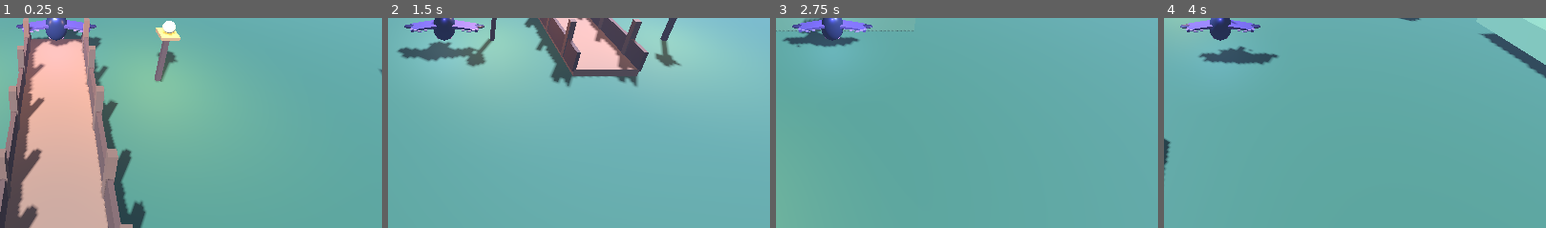
Above: before the commit, frames 1-4 (left to right).
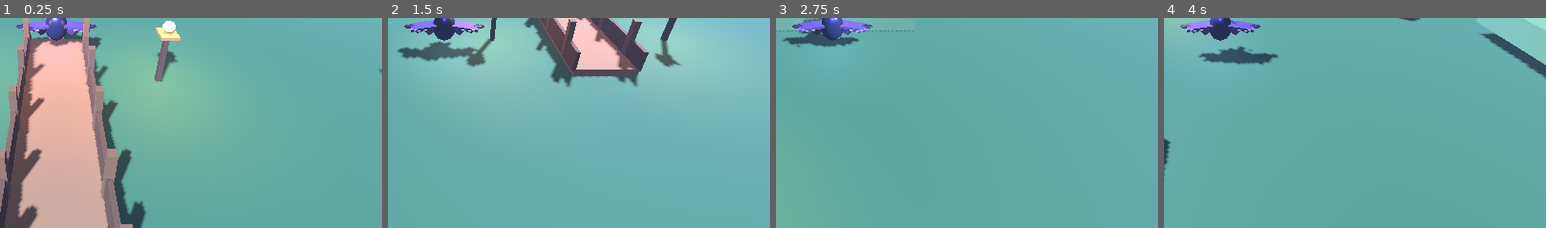
Above: after the commit, the same moments.

Repository: Dynamon91/nightbound
Game: Godot game, scene res://scenes/main.tscn
The game is run twice, just before and just after one commit, with the same random seed, the same clock (stepped at 60 frames per second) and the same inputs.
Inputs:
- Up to frame 1 (0.25 s): no input
- Up to frame 2 (1.5 s): tap E (echosense) at 0.5, 1.35 s; hold D (move_right) 0.53-1.28 s; hold F (burst) 0.53-1.28 s; tap Space (jump) at 0.77 s; hold S (move_back) from 1.28 s (still down)
- Up to frame 3 (2.75 s): tap Space (jump) at 1.52 s; release S (move_back) at 2.03 s; hold D (move_right) from 2.03 s (still down); hold Shift (shadow_dash) from 2.03 s (still down)
- Up to frame 4 (4 s): release D (move_right) at 2.78 s; release Shift (shadow_dash) at 2.78 s; hold W (move_forward) 2.78-3.53 s; tap F (burst) at 2.85 s; tap Space (jump) at 3.02, 3.77 s; hold A (move_left) from 3.53 s (still down); tap E (echosense) at 3.6 s
The pictures show only the part of the screen within x 43-93%, y 50-100%; the shares and areas given below are measured in that part.

The runs differ from the first frame. In frame 1, 0.1% of the frame differs, in the area x 7-22%, y 5-12%; in frame 2, 0.1%, in the area x 6-23%, y 3-15%; in frame 3, 0.1%; in frame 4, 0.1%.

Commit message:
art: add scalloped membrane silhouettes to the bat wings

Diff:
--- a/scripts/main.gd
+++ b/scripts/main.gd
@@ -95,6 +95,34 @@
 	item.rotation = Vector3(float(seed_value % 5) * 0.09, float(seed_value % 7) * 0.31, float(seed_value % 3) * 0.07)
 	parent.add_child(item)
 	return item
+
+func add_wing_membrane(parent: Node3D, side: float) -> void:
+	# A thin, scalloped triangular membrane gives the bat a readable wing silhouette.
+	var mesh_instance := MeshInstance3D.new()
+	var wing_mesh := ArrayMesh.new()
+	var vertices := PackedVector3Array([
+		Vector3(side * 0.28, 0.30, 0.02),
+		Vector3(side * 1.48, 0.18, 0.02),
+		Vector3(side * 1.18, -0.18, 0.02),
+		Vector3(side * 0.92, -0.02, 0.02),
+		Vector3(side * 0.66, -0.30, 0.02),
+		Vector3(side * 0.42, -0.04, 0.02)
+	])
+	var indices := PackedInt32Array([0, 1, 2, 0, 2, 3, 0, 3, 4, 0, 4, 5])
+	var arrays: Array = []
+	arrays.resize(Mesh.ARRAY_MAX)
+	arrays[Mesh.ARRAY_VERTEX] = vertices
+	arrays[Mesh.ARRAY_INDEX] = indices
+	wing_mesh.add_surface_from_arrays(Mesh.PRIMITIVE_TRIANGLES, arrays)
+	mesh_instance.mesh = wing_mesh
+	var membrane := material(Color("#493258"), 0.8)
+	membrane.cull_mode = BaseMaterial3D.CULL_DISABLED
+	membrane.shading_mode = BaseMaterial3D.SHADING_MODE_PER_PIXEL
+	membrane.emission_enabled = true
+	membrane.emission = Color("#302344")
+	membrane.emission_energy_multiplier = 0.18
+	mesh_instance.material_override = membrane
+	parent.add_child(mesh_instance)
 
 func add_crystal_shard(parent: Node3D, pos: Vector3, height: float, color: Color, width := 0.32) -> MeshInstance3D:
 	# Low-sided tapered prism gives crystals a deliberate faceted silhouette.
@@ -286,6 +314,7 @@
 		ear.scale = Vector3(0.65, 1.55, 0.55)
 		var eye := add_sphere(player, Vector3(side * 0.16, 0.66, -0.77), 0.065, Color("#f8df8b"))
 		eye.scale = Vector3(0.8, 1.0, 0.45)
+		add_wing_membrane(player, side)
 		var wing := add_box(player, Vector3(side * 0.88, 0.22, 0.03), Vector3(1.15, 0.10, 0.58), Color("#59416f"))
 		wing.rotation.z = side * -0.18
 		var tip := add_sphere(player, Vector3(side * 1.38, 0.12, -0.08), 0.22, Color("#302641"))
